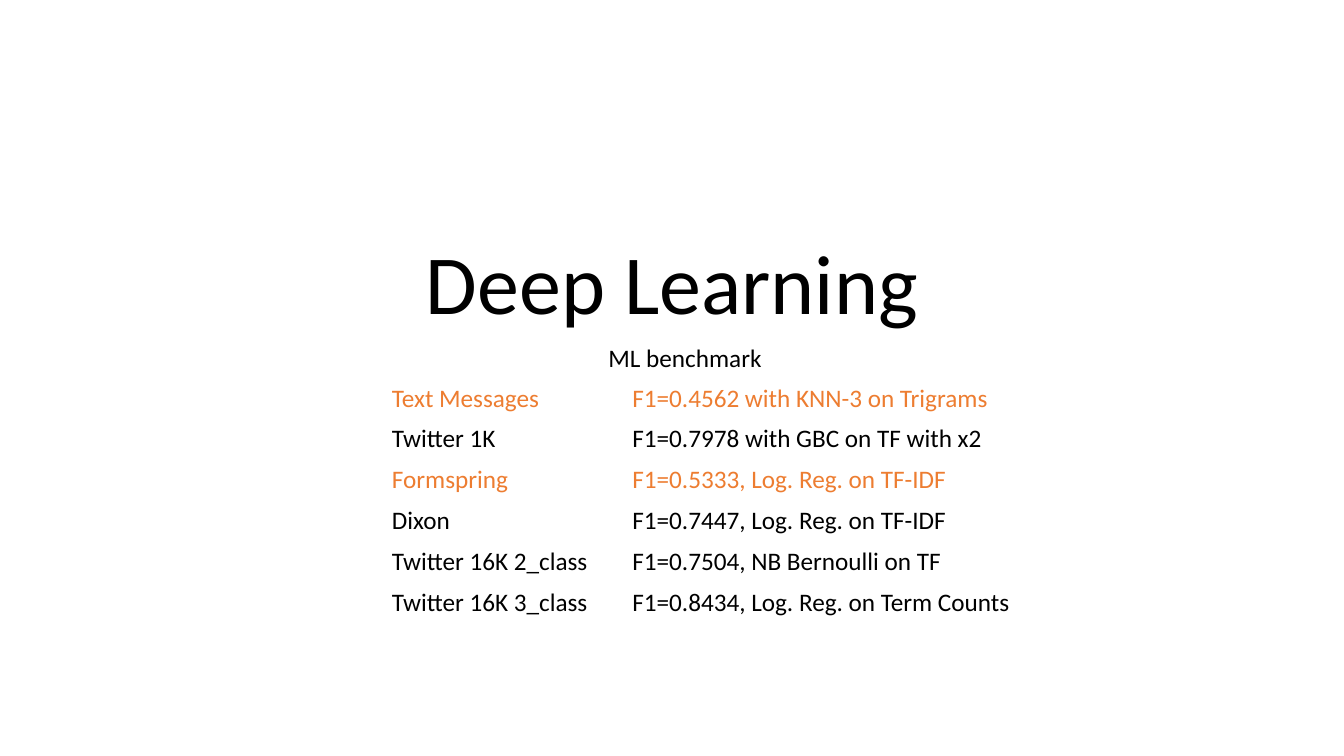
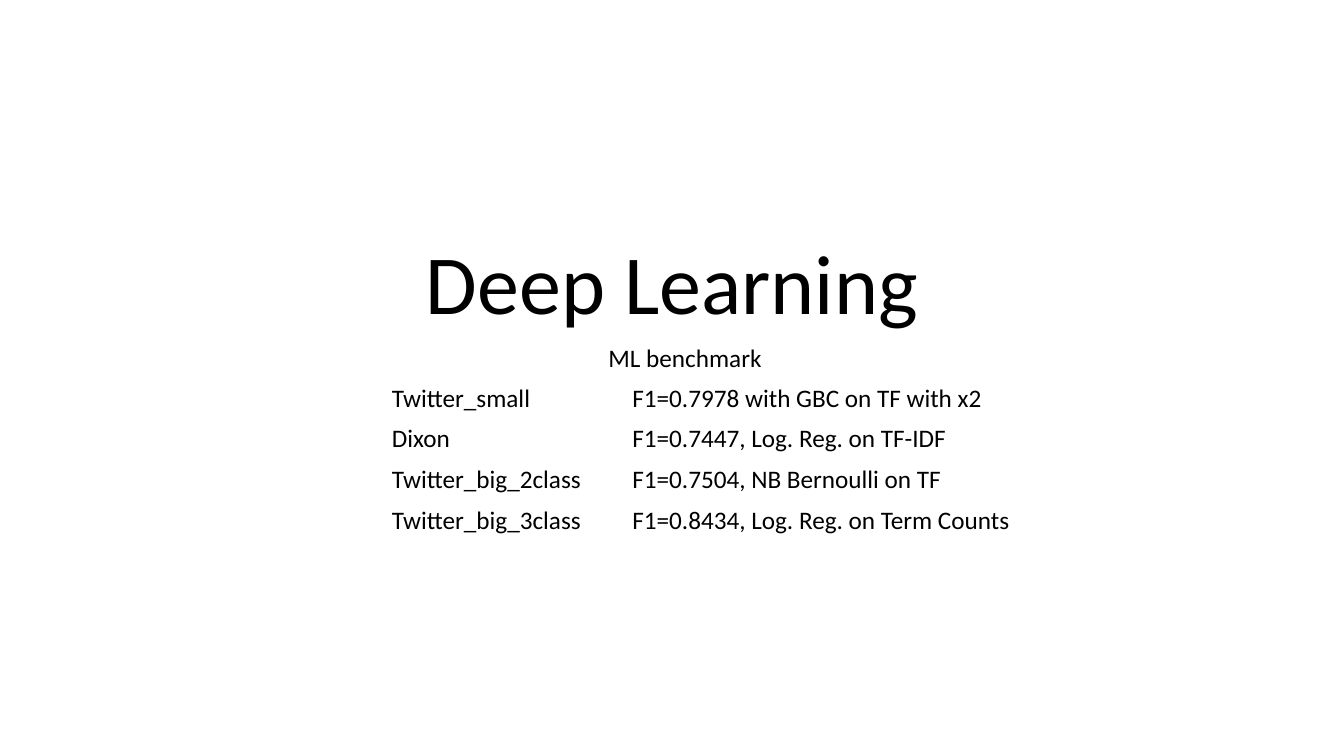
Before and after one commit to jleyland96/Cyberbullying-Detection, a slide deck: slide 51 of Project Logbook/results_log.pptx (slide 73 before the commit). Drawn at 1344x756 pixels with LibreOffice and Linux fonts; fonts in the diff are those of the drawing. Boxes give left, top, right and bottom in pixels: in the first picture for what was removed or moved away, otherwise in the second. Text is boxed around its words. In the diff, an @@ line names an element or a change of style, - is before the commit and + after.

```diff
--- a/Project Logbook/results_log.pptx
+++ b/Project Logbook/results_log.pptx
@@ table at [382,378,1072,541] @@
-row 1: Text Messages | F1=0.4562 with KNN-3 on Trigrams
-row 2: Twitter 1K | F1=0.7978 with GBC on TF with x2
-row 3: Formspring | F1=0.5333, Log. Reg. on TF-IDF
+row 1: Twitter_small | F1=0.7978 with GBC on TF with x2
-row 3, column 1: Twitter 16K 2_class
+row 3, column 1: Twitter_big_2class
-row 4, column 1: Twitter 16K 3_class
+row 4, column 1: Twitter_big_3class
```
Also in this commit, not shown: 28 other slides changed, 1 slide added, 32 slides removed, 4 other files.
